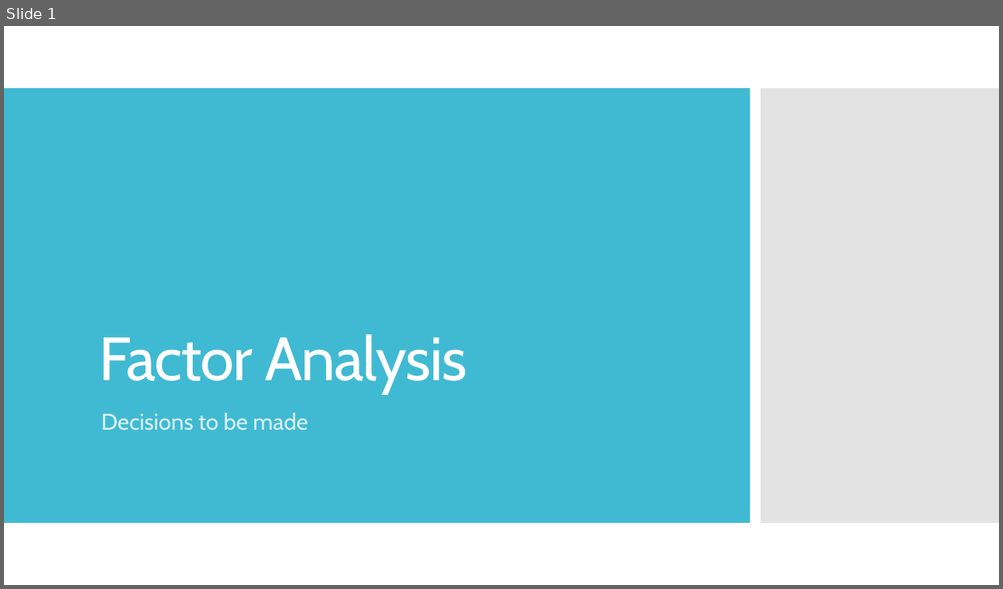
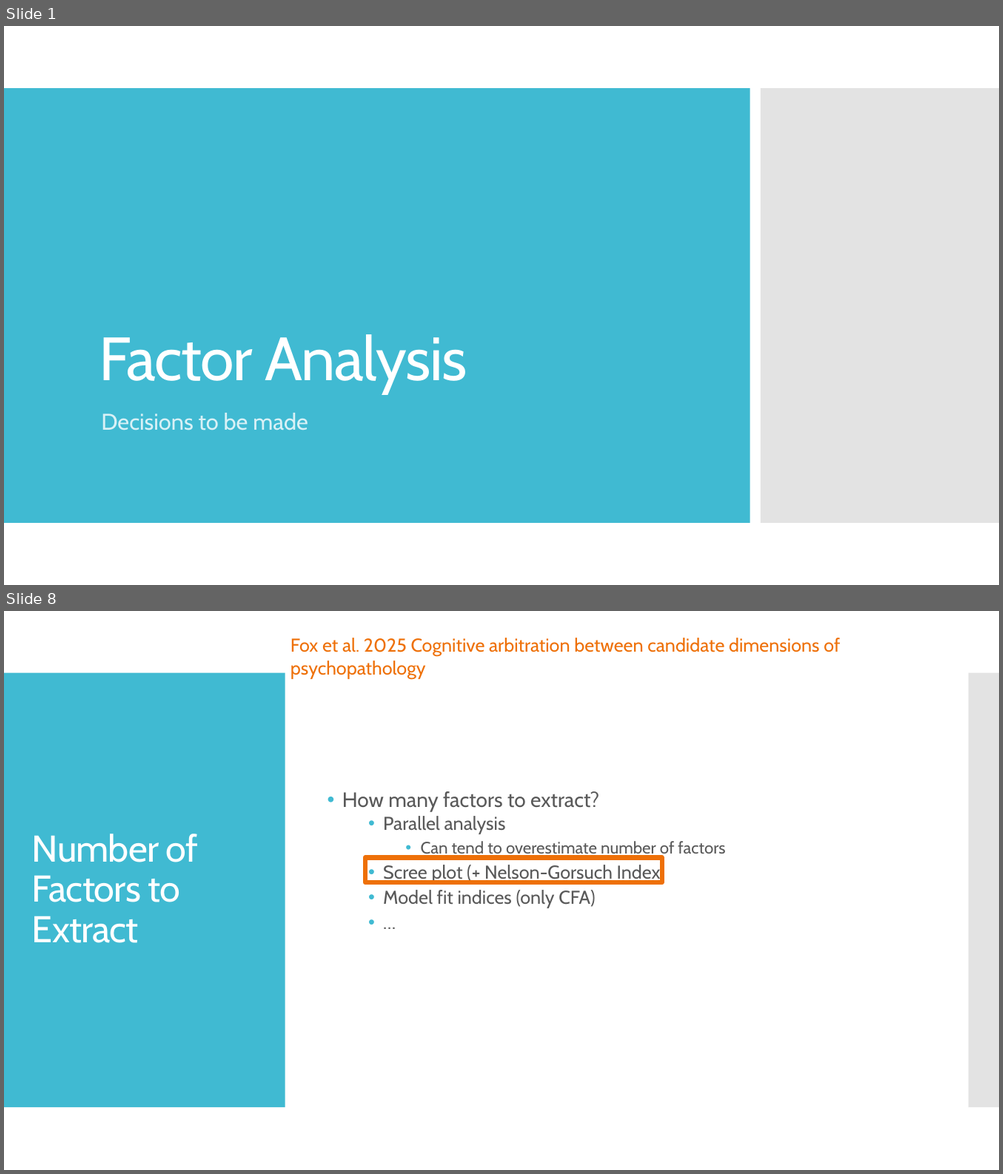
Before and after one commit to SaWilk/Clinical_Backbone_RU5389, a slide deck: information/Factor Analysis.pptx. Shown one above the other, each under a label of ours: slide 1 before the commit, slides 1 and 8 after it; the slides between them are not shown. The pictures are 1003x589 and 1003x1174 pixels, drawn with LibreOffice and Linux fonts; fonts in the diff are those of the drawing. Boxes give left, top, right and bottom in pixels: in the first picture for what was removed or moved away, otherwise in the second. Text is boxed around its words. In the diff, an @@ line names an element or a change of style, - is before the commit and + after.

```diff
--- a/information/Factor Analysis.pptx
+++ b/information/Factor Analysis.pptx
@@ slide 8 added at box(4, 611, 999, 1170), background #FFFFFF @@
@@ text added at box(290, 638, 839, 657), 18 pt, text #EE7008 @@
+Fox et al. 2025 Cognitive arbitration between candidate dimensions of psychopathology
@@ rectangle added at box(4, 673, 285, 1108), fill #40BAD2 @@
@@ rectangle added at box(968, 673, 999, 1108), fill #C8C8C8 at 50% opacity @@
@@ text added at box(342, 792, 725, 908), 18 pt, text #595959 @@
+• How many factors to extract?
+  • Parallel analysis
+    • Can tend to overestimate number of factors
+  • Scree plot (+ Nelson-Gorsuch Index)
+  • Model fit indices (only CFA)
+  • …
@@ title added at box(32, 834, 198, 943), 36 pt, text #FFFFFF @@
+Number of Factors to Extract
@@ rectangle added at box(365, 858, 662, 883), outline #EE7008 4.5 pt @@
```
Also in this commit, not shown: 3 slides changed, 9 other slides added, 15 other files.
